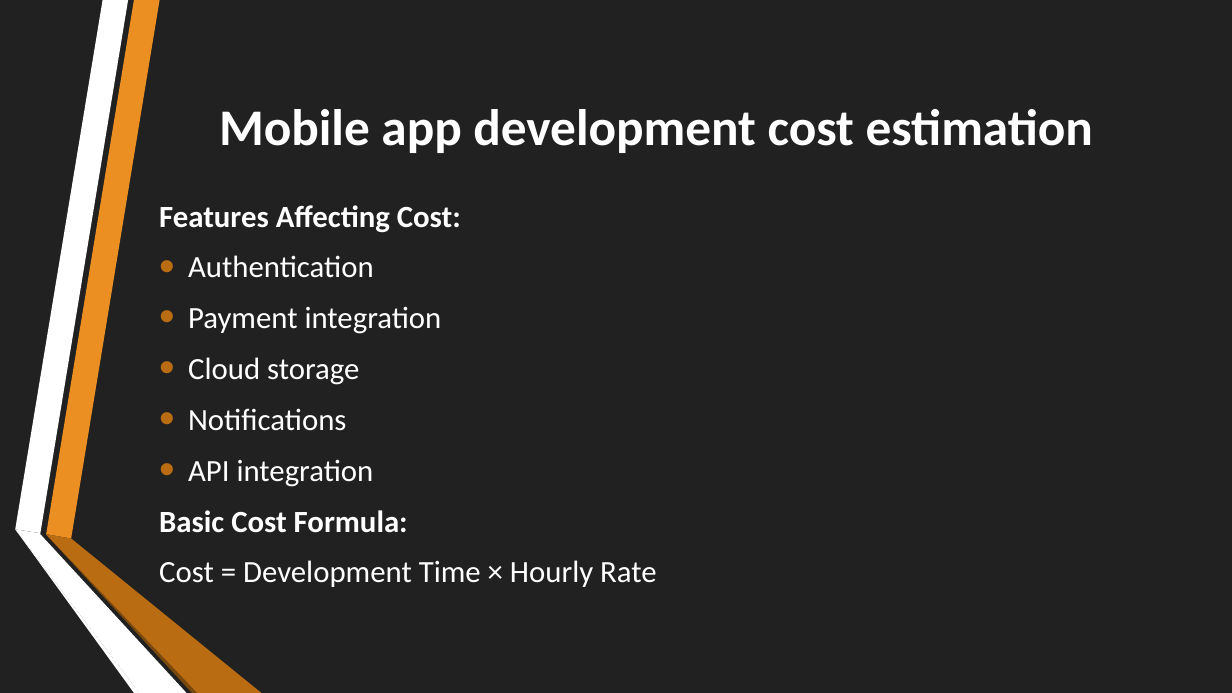
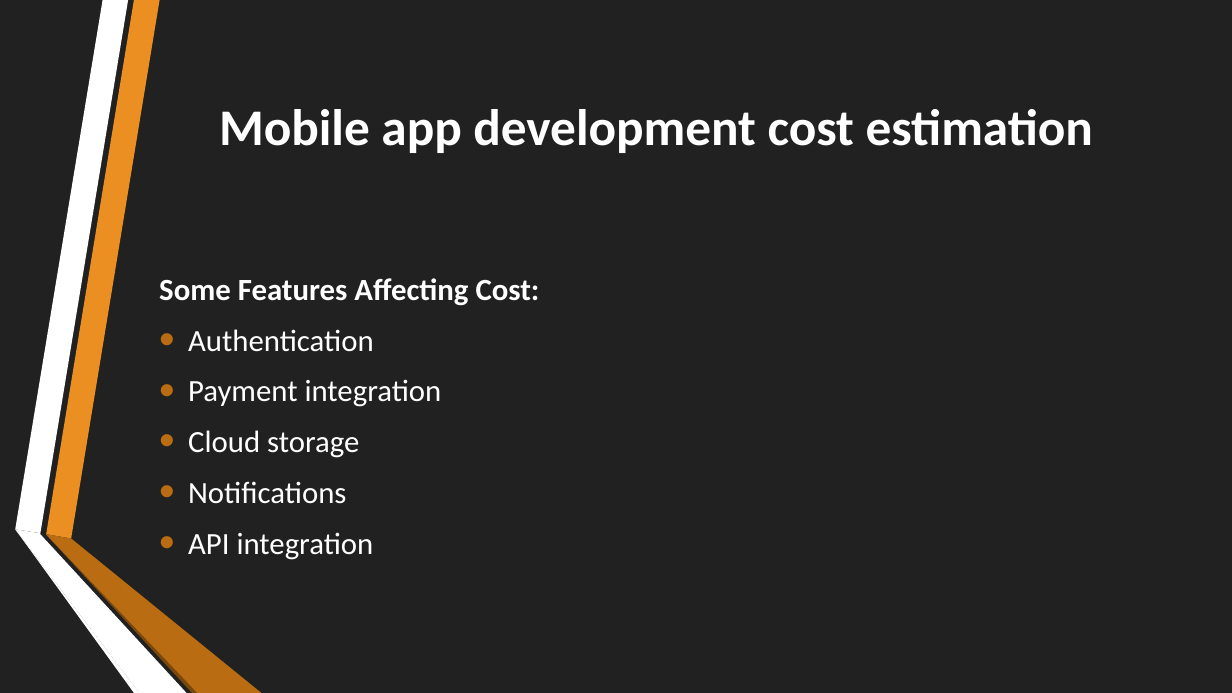
Before and after one commit to Neil1-hub/CEF-440-, a slide deck: slide 20 of Task 1/INTERNET AND MOBILE PROGRAMMING.pptx (slide 21 before the commit). Drawn at 1232x693 pixels with LibreOffice and Linux fonts; fonts in the diff are those of the drawing. Boxes give left, top, right and bottom in pixels: in the first picture for what was removed or moved away, otherwise in the second. Text is boxed around its words. In the diff, an @@ line names an element or a change of style, - is before the commit and + after.

```diff
--- a/Task 1/INTERNET AND MOBILE PROGRAMMING.pptx
+++ b/Task 1/INTERNET AND MOBILE PROGRAMMING.pptx
@@ text at box(159, 278, 540, 306): text changed @@
-Features Affecting Cost:
+Some Features Affecting Cost:
@@ text at box(159, 510, 657, 587): paragraphs removed @@
-Basic Cost Formula:
-Cost = Development Time × Hourly Rate
```
Also in this commit, not shown: 15 other slides changed, 2 slides added, 3 slides removed.
